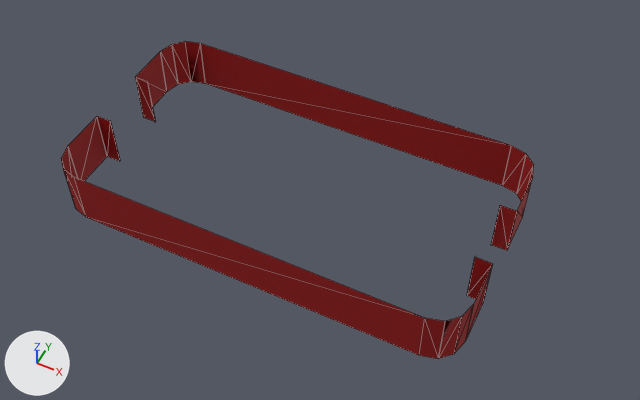
What one commit did to the OBJ model data/models/walls.obj.
One viewpoint serves both versions: a camera (50 mm lens) standing at (9.93, -18.11, 22.18) and looking at (0.9, -0.07, -0.38). Arrows for +X, +Y and +Z are at lower left; the lights stay in place. Mesh edges are drawn as thin lines. Where no turn or scale is listed for an object, it has been applied to the vertices. Vertices at the same position are counted once.

In view in the first picture: 'Plane.003_Plane.005'.
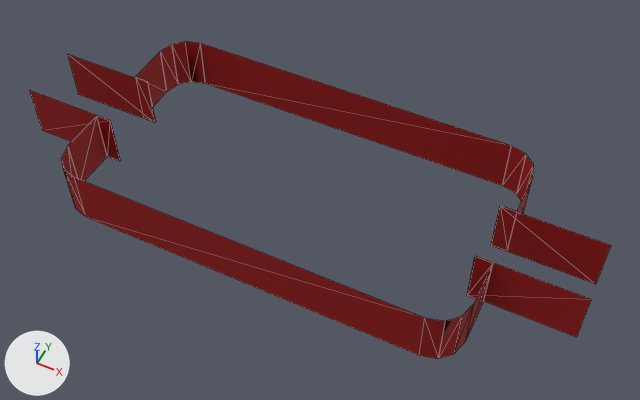
Commit message: updated walls model

Changed parts and their boxes [x1, y1, x2, y2] in the pictures (640 x 400 px):
```json
{"object": "Plane.003_Plane.005", "change": "reshaped", "before": [61, 41, 534, 359], "after": [29, 41, 611, 359], "on screen": "23% wider"}
{"part": 1, "of": "me_plane_003_plane_005", "change": "added", "after": [29, 54, 611, 337], "on screen": "red"}
```

The change, as JSON lines over the scene's bpy script:
```json
{"block": "me_plane_003_plane_005", "where": "me_plane_003_plane_005.from_pydata(...)  # 91 vertices, 52 faces; spans x -7.24..7.24, y -3.9..3.9, z -0.96..1.04"}
{"block": "me_plane_003_plane_005", "where": "# used by ob_plane_003_plane_005; location = (0.0, 0.0, 0.0)"}
{"block": "me_plane_003_plane_005", "where": "# verts and faces of me_plane_003_plane_005; kept vertices keep their numbers, new ones are numbered from 91"}
{"block": "me_plane_003_plane_005", "where": "# before: 11 (6.69, -1.12, 1.04) at pixel (475, 255), 12 (6.69, 1.12, 1.04) at pixel (499, 205)"}
{"block": "me_plane_003_plane_005", "change": "me_plane_003_plane_005 part 1"}
{"op": "add", "block": "me_plane_003_plane_005", "code": "verts[91] = (6.69, 1.12, -0.96)  # pixel (490, 245)"}
{"op": "add", "block": "me_plane_003_plane_005", "code": "verts[92] = (6.69, -1.12, -0.96)  # pixel (467, 294)"}
{"op": "add", "block": "me_plane_003_plane_005", "code": "verts[93] = (-10.24, 1.12, -0.96)  # pixel (78, 94)"}
{"op": "add", "block": "me_plane_003_plane_005", "code": "verts[94] = (-10.24, 1.12, 1.04)  # pixel (67, 54)"}
{"op": "add", "block": "me_plane_003_plane_005", "code": "verts[95] = (-10.24, -1.12, 1.04)  # pixel (29, 89)"}
{"op": "add", "block": "me_plane_003_plane_005", "code": "verts[96] = (-10.24, -1.12, -0.96)  # pixel (42, 130)"}
{"op": "add", "block": "me_plane_003_plane_005", "code": "for new, old in zip([*range(97, 105)], [11, 12, *range(91, 97)]): verts[new] = verts[old] + (3.55, 0.0, 0.0)"}
{"op": "add", "block": "me_plane_003_plane_005", "code": "faces += [(12, 98, 99), (12, 99, 91), (11, 92, 97), (92, 100, 97), (94, 102, 101), (93, 94, 101)]"}
{"op": "add", "block": "me_plane_003_plane_005", "code": "faces += [(95, 96, 103), (96, 104, 103)]"}
```
